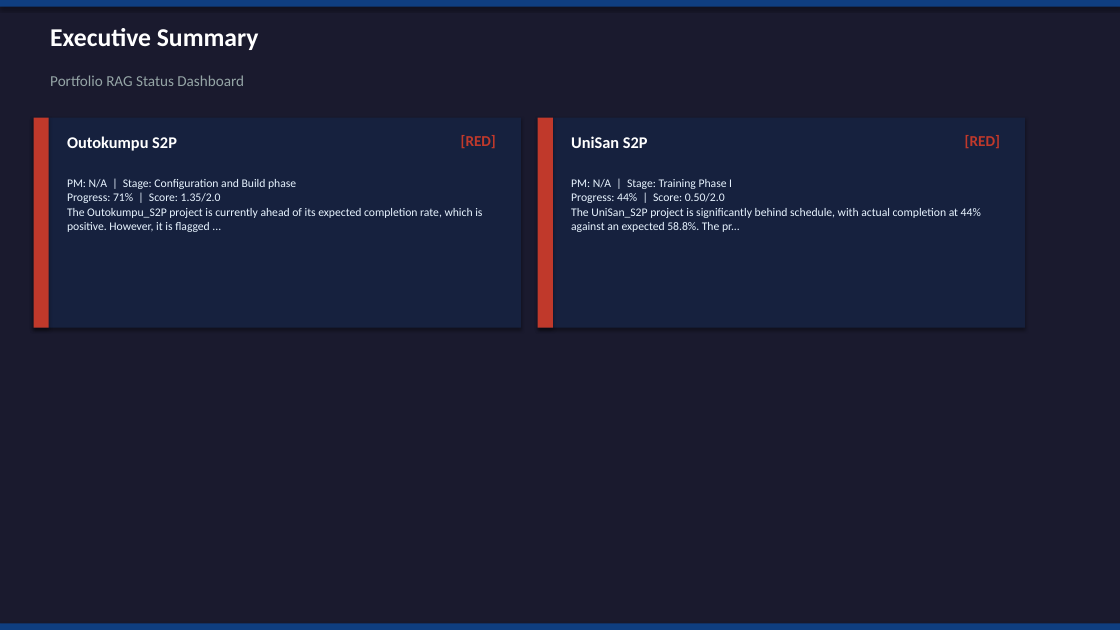
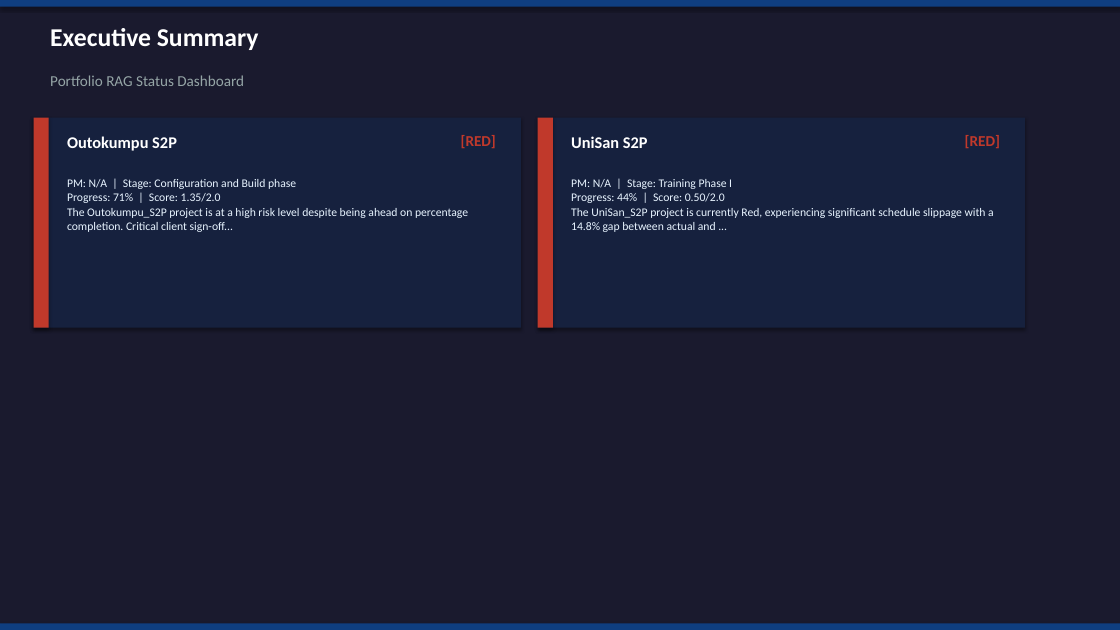
Before and after one commit to AbhiramYad/project-health-rag-agent, a slide deck: slide 2 of outputs/monthly_presentation.pptx. Drawn at 1120x630 pixels with LibreOffice and Linux fonts; fonts in the diff are those of the drawing. Boxes give left, top, right and bottom in pixels: in the first picture for what was removed or moved away, otherwise in the second. Text is boxed around its words. In the diff, an @@ line names an element or a change of style, - is before the commit and + after.

```diff
--- a/outputs/monthly_presentation.pptx
+++ b/outputs/monthly_presentation.pptx
@@ text at bbox=[67, 179, 468, 232]: text changed @@
-PM: N/A | Stage: Configuration and Build phase
-Progress: 71% | Score: 1.35/2.0
-The Outokumpu_S2P project is currently ahead of its expected completion rate, which is positive. However, it is flagged ...
+PM: N/A | Stage: Configuration and Build phase
+Progress: 71% | Score: 1.35/2.0
+The Outokumpu_S2P project is at a high risk level despite being ahead on percentage completion. Critical client sign-off...
@@ text at bbox=[571, 179, 994, 232]: text changed @@
-PM: N/A | Stage: Training Phase I
-Progress: 44% | Score: 0.50/2.0
-The UniSan_S2P project is significantly behind schedule, with actual completion at 44% against an expected 58.8%. The pr...
+PM: N/A | Stage: Training Phase I
+Progress: 44% | Score: 0.50/2.0
+The UniSan_S2P project is currently Red, experiencing significant schedule slippage with a 14.8% gap between actual and ...
```
Also in this commit, not shown: 6 other slides changed, 4 other files.
